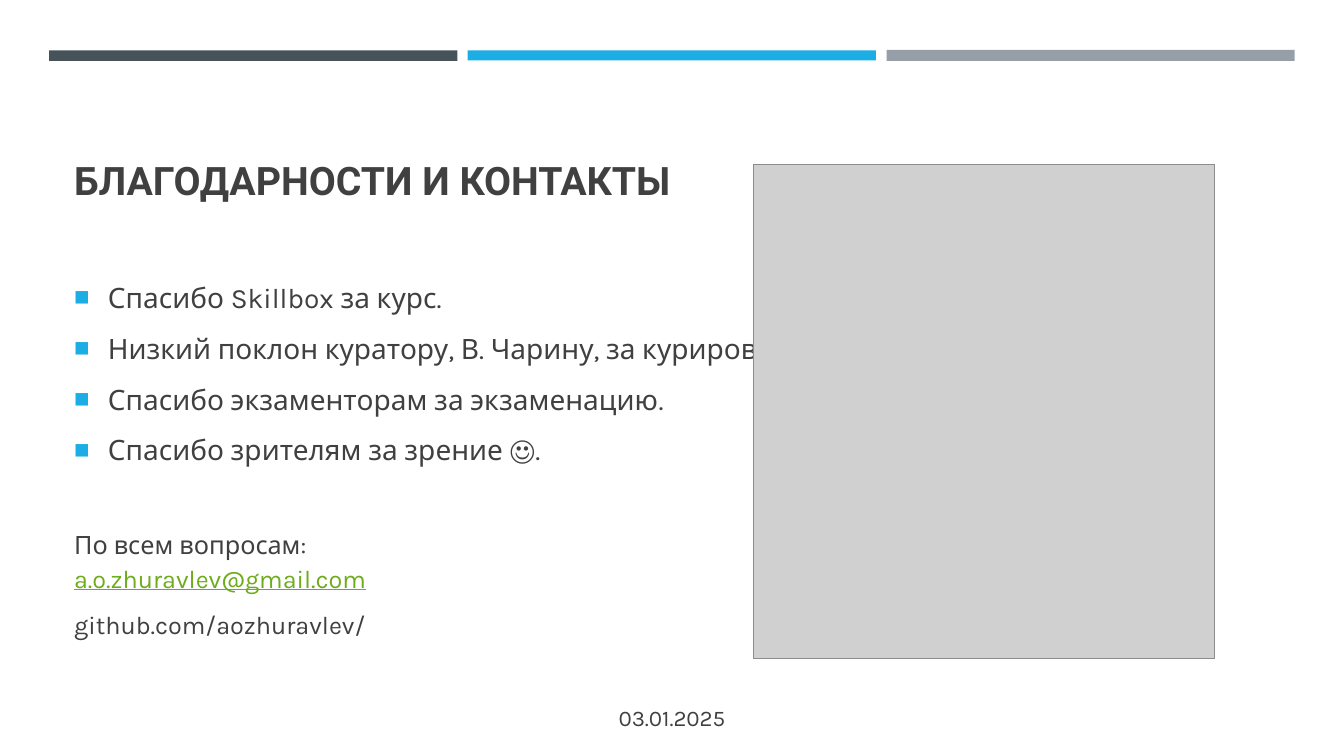
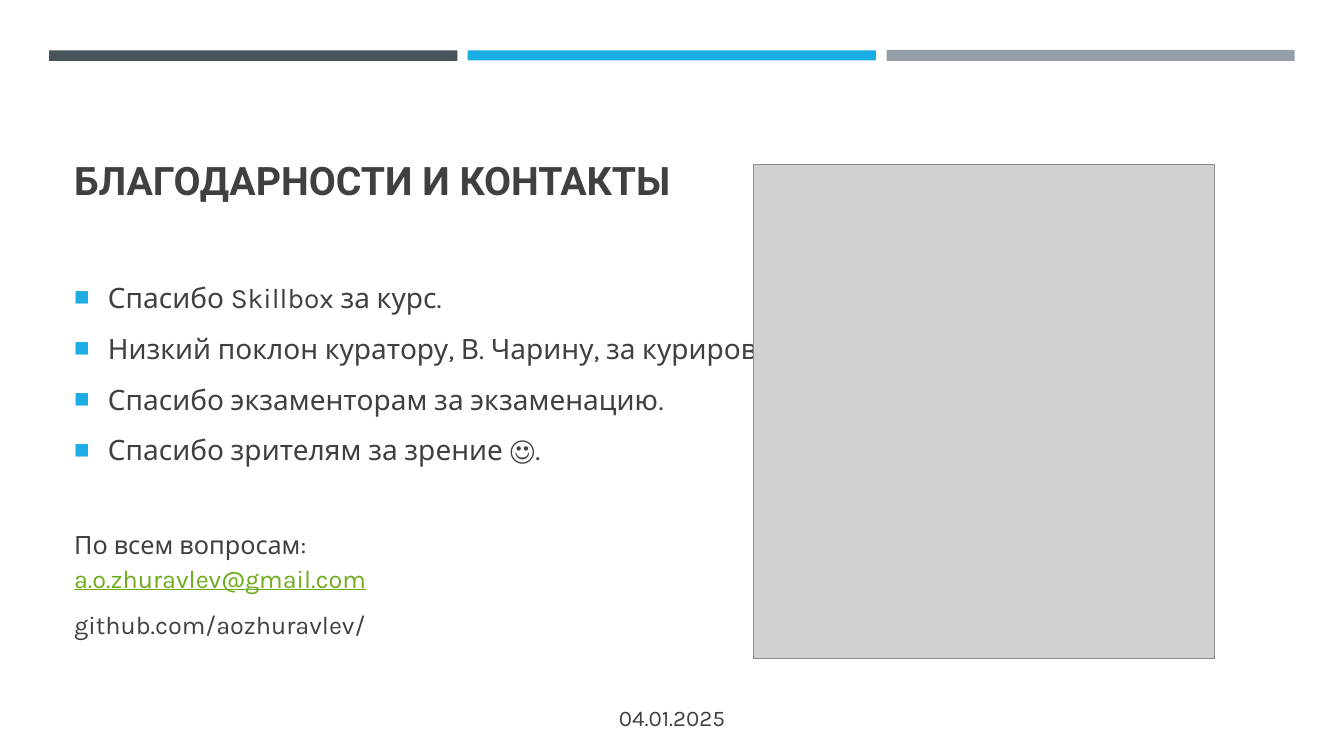
Before and after one commit to aozhuravlev/DIPLOMA, a slide deck: slide 12 of media/Credit_Risk_Management_Presentation.pptx. Drawn at 1344x756 pixels with LibreOffice and Linux fonts; fonts in the diff are those of the drawing; grey boxes stand for pictures. Boxes give left, top, right and bottom in pixels: in the first picture for what was removed or moved away, otherwise in the second. Text is boxed around its words. In the diff, an @@ line names an element or a change of style, - is before the commit and + after.

```diff
--- a/media/Credit_Risk_Management_Presentation.pptx
+++ b/media/Credit_Risk_Management_Presentation.pptx
@@ text at (619,711,725,727): text changed @@
-03.01.2025
+04.01.2025
```
Also in this commit, not shown: 8 other slides changed.
